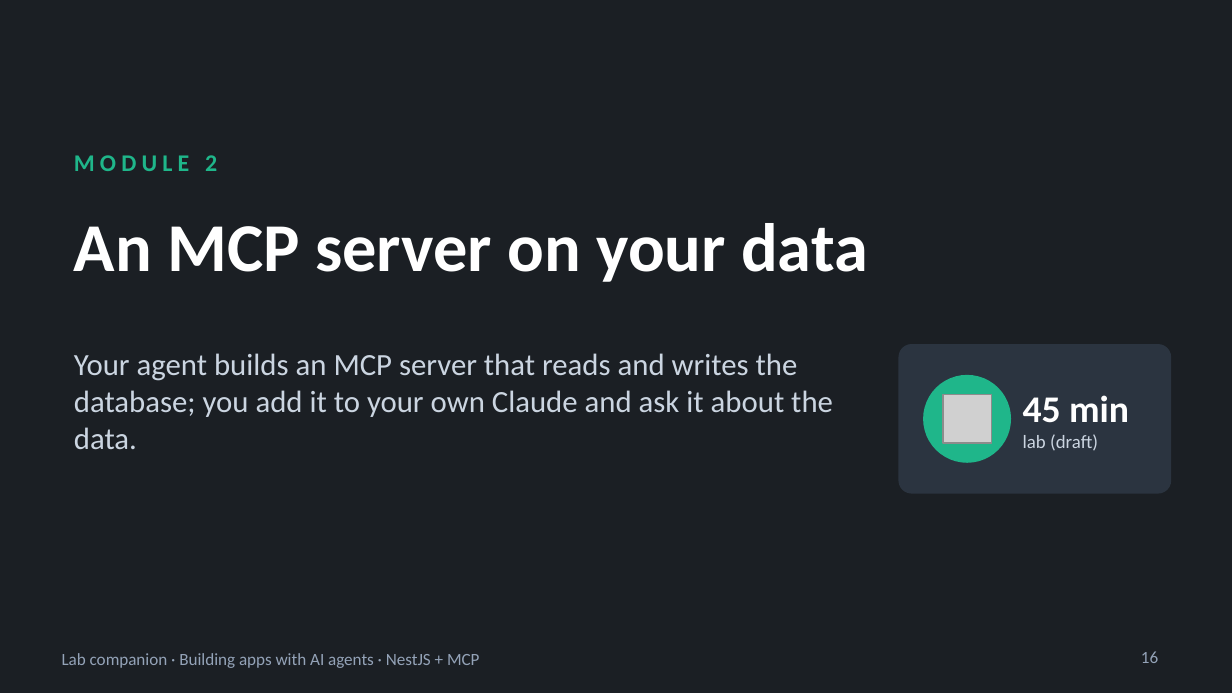
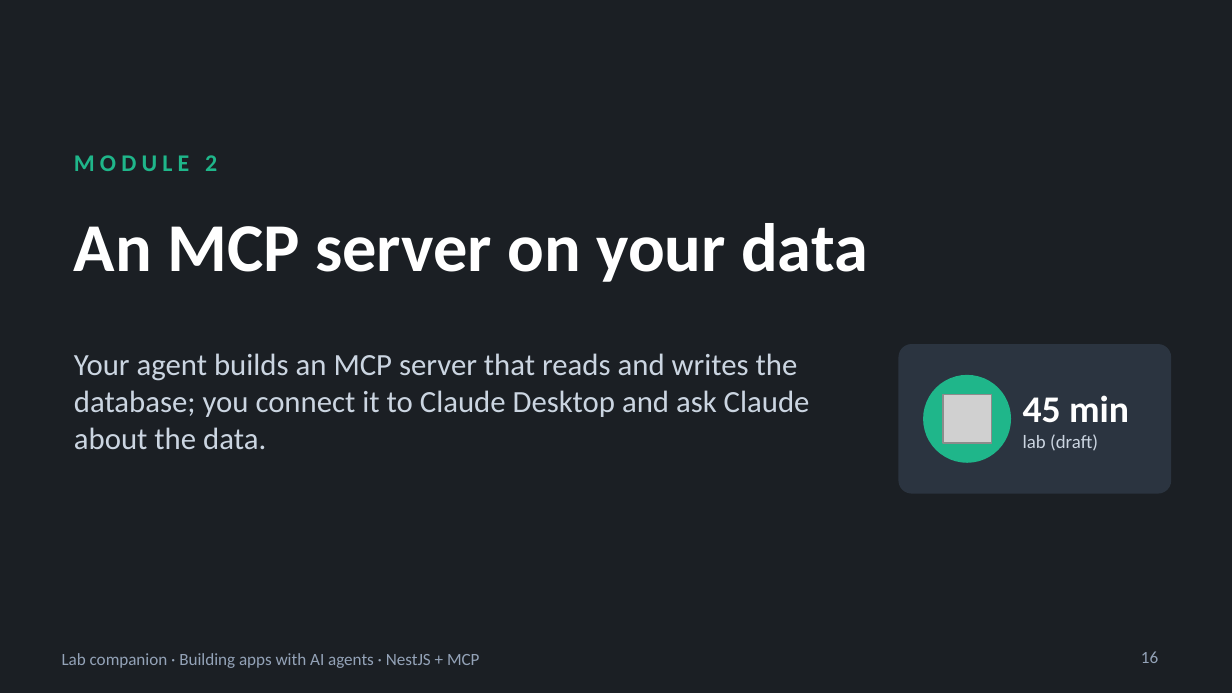
Before and after one commit to blazaga/ai-training-modules, a slide deck: slide 16 of docs/ai-agent-training/slides/lab-companion.pptx. Drawn at 1232x693 pixels with LibreOffice and Linux fonts; fonts in the diff are those of the drawing; grey boxes stand for pictures. Boxes give left, top, right and bottom in pixels: in the first picture for what was removed or moved away, otherwise in the second. Text is boxed around its words. In the diff, an @@ line names an element or a change of style, - is before the commit and + after.

```diff
--- a/docs/ai-agent-training/slides/lab-companion.pptx
+++ b/docs/ai-agent-training/slides/lab-companion.pptx
@@ text at (x1=74, y1=353, x2=810, y2=449): text changed @@
-Your agent builds an MCP server that reads and writes the database; you add it to your own Claude and ask it about the data.
+Your agent builds an MCP server that reads and writes the database; you connect it to Claude Desktop and ask Claude about the data.
```
Also in this commit, not shown: 7 other slides changed, 21 other files.
